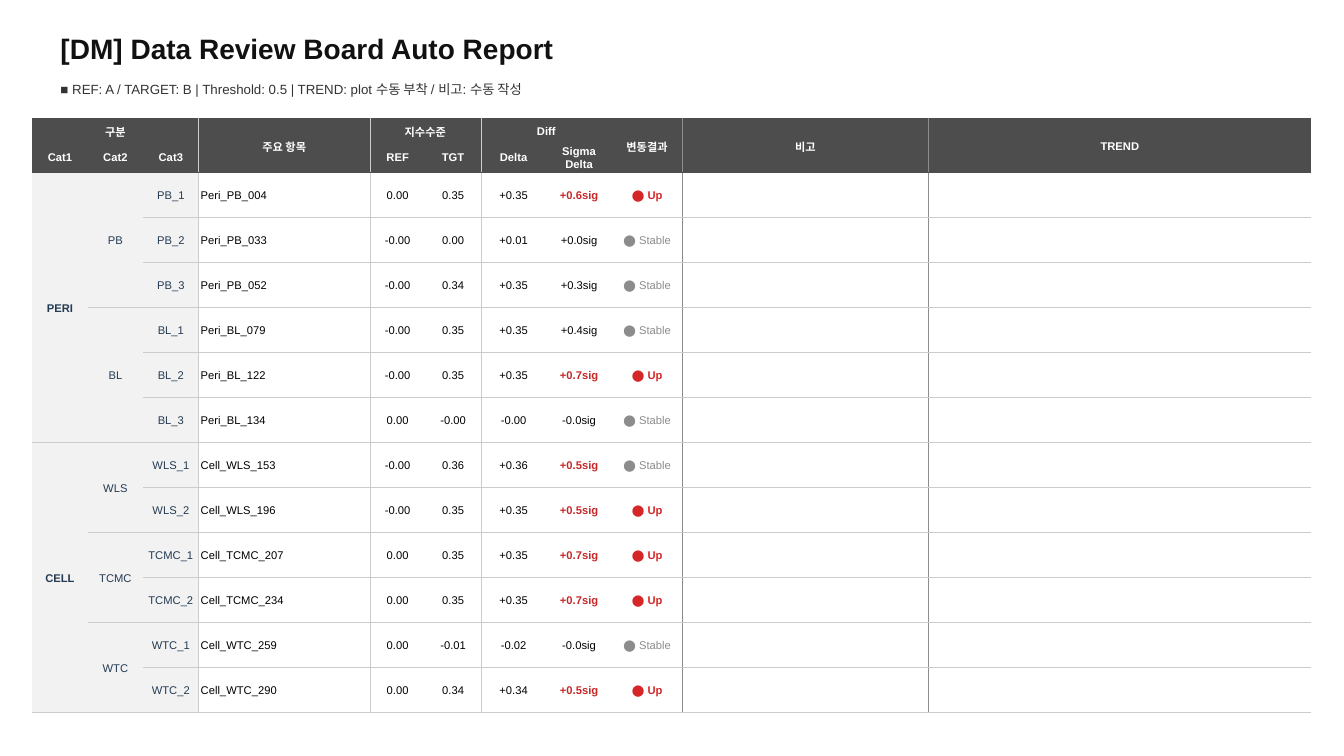
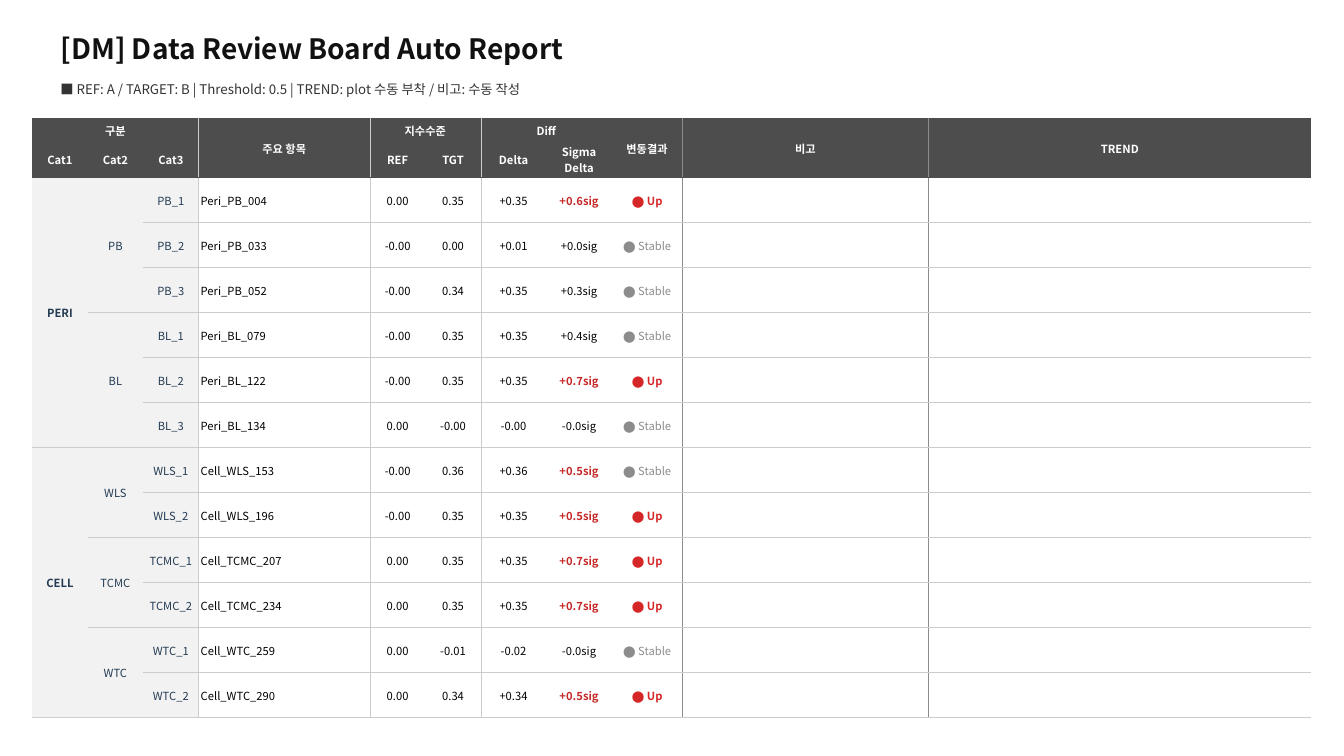
Before and after one commit to parktj4264/DRB-Code, a slide deck: slide 1 of output/sigma_summary_latest.pptx. Drawn at 1344x756 pixels with LibreOffice and Linux fonts; fonts in the diff are those of the drawing. Boxes give left, top, right and bottom in pixels: in the first picture for what was removed or moved away, otherwise in the second. Text is boxed around its words. In the diff, an @@ line names an element or a change of style, - is before the commit and + after.

```diff
--- a/output/sigma_summary_latest.pptx
+++ b/output/sigma_summary_latest.pptx
@@ text "[DM] Data Review Board Auto ..." at [60, 36, 564, 65]: font Arial to Noto Sans CJK KR @@
@@ text "■ REF: A / TARGET: ..." at [77, 83, 520, 97]: font Arial to Noto Sans CJK KR @@
@@ table at [32, 119, 1312, 707] @@
@@ font Arial to Noto Sans CJK KR @@
@@ line spacing 1.1 to 1 @@
```
Also in this commit, not shown: 6 other slides changed, 15 other files.
